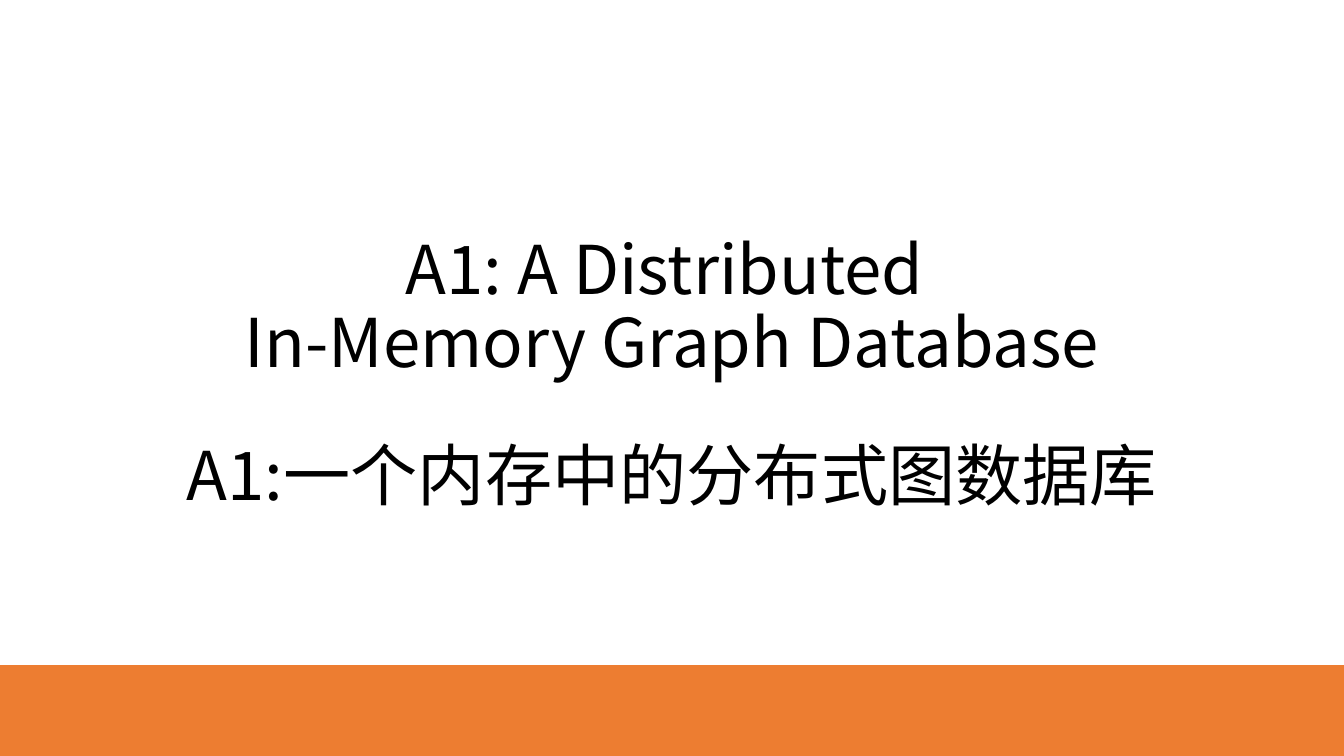
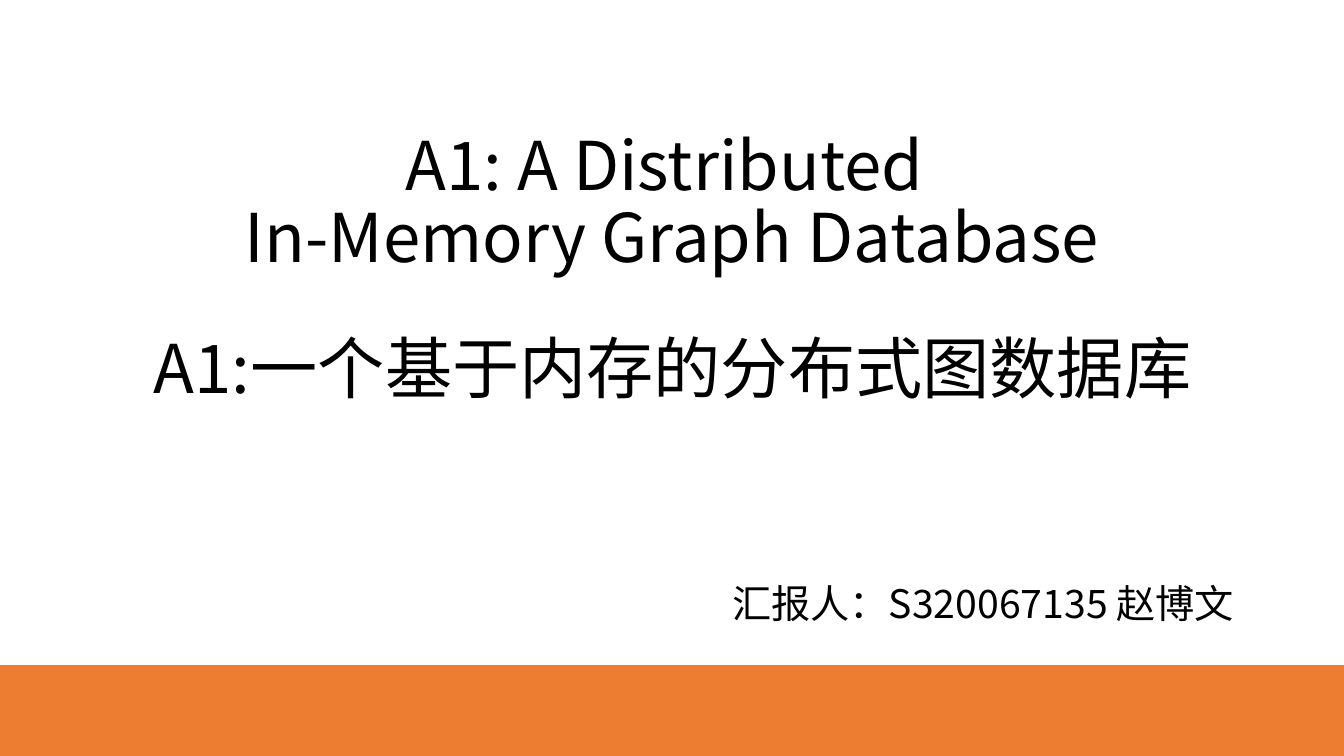
Before and after one commit to HEU-CS/new-database-Yeecoder, a slide deck: slide 1 of S320067135赵博文.pptx. Drawn at 1344x756 pixels with LibreOffice and Linux fonts; fonts in the diff are those of the drawing. Boxes give left, top, right and bottom in pixels: in the first picture for what was removed or moved away, otherwise in the second. Text is boxed around its words. In the diff, an @@ line names an element or a change of style, - is before the commit and + after.

```diff
--- a/S320067135赵博文.pptx
+++ b/S320067135赵博文.pptx
@@ title "A1: A Distributed In-Memory Graph ..." moved from (x1=245, y1=240, x2=1099, y2=383) to (x1=245, y1=136, x2=1099, y2=278) @@
@@ subtitle at (x1=154, y1=336, x2=1191, y2=399): text changed @@
-A1:一个内存中的分布式图数据库
+A1:一个基于内存的分布式图数据库
@@ text added at (x1=732, y1=585, x2=1233, y2=621), 28 pt, text #000000 @@
+汇报人：S320067135 赵博文
```
Also in this commit, not shown: 1 other slide changed, 1 other file.
